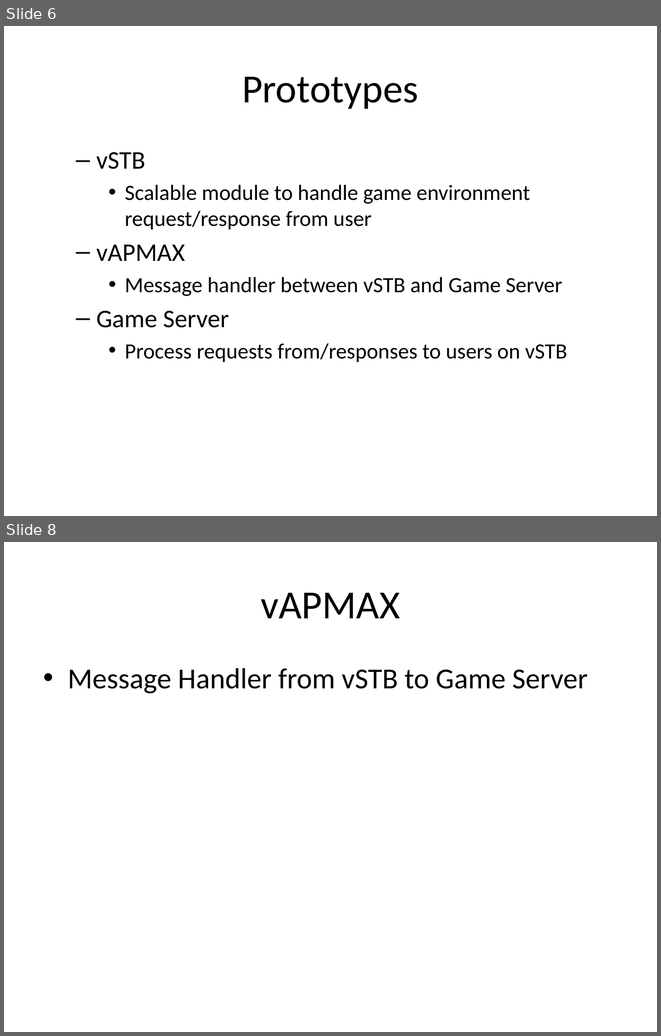
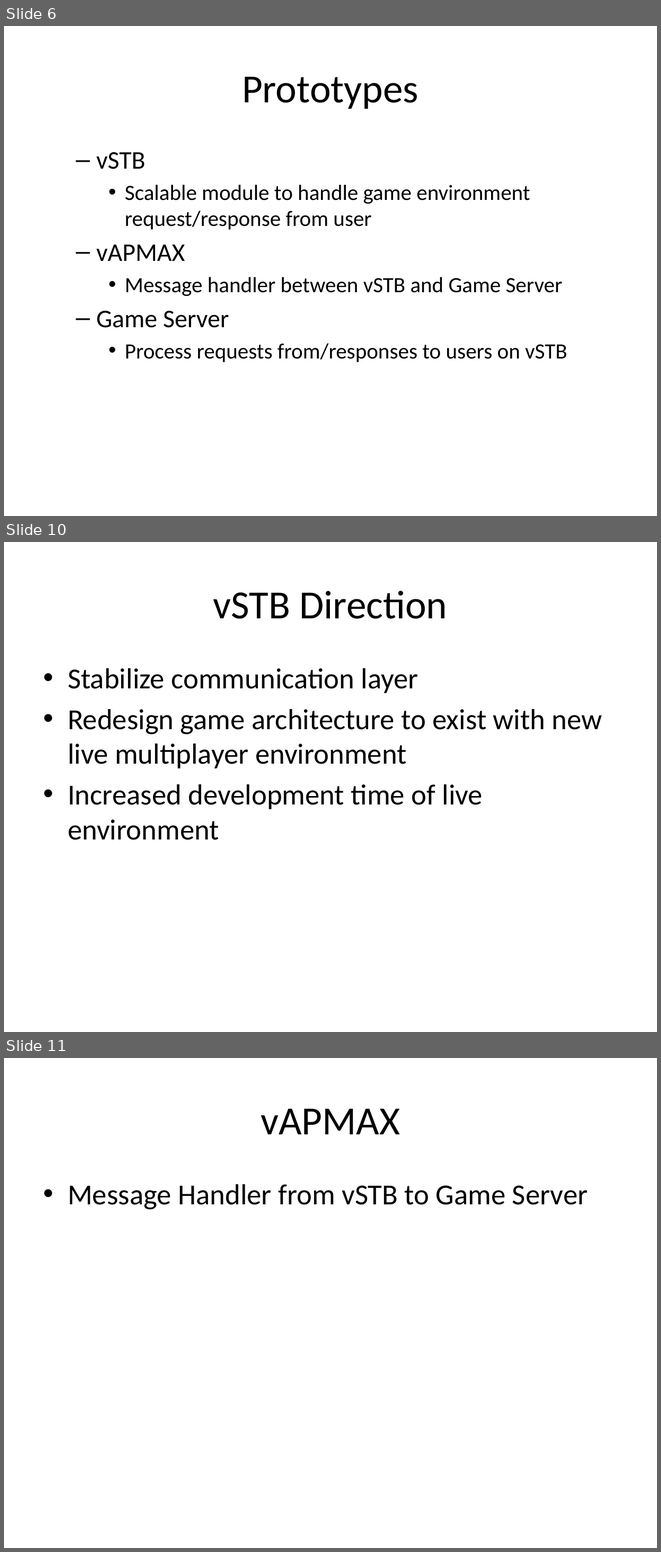
Before and after one commit to SDSMT-CSC/STBMF, a slide deck: docs/srDesign_ClientPresentation2.pptx. Shown one above the other, each under a label of ours: slides 6 and 8 before the commit, slides 6, 10 and 11 after it; the slides between them are not shown. The pictures are 661x1036 and 661x1552 pixels, drawn with LibreOffice and Linux fonts; fonts in the diff are those of the drawing. Boxes give left, top, right and bottom in pixels: in the first picture for what was removed or moved away, otherwise in the second. Text is boxed around its words. In the diff, an @@ line names an element or a change of style, - is before the commit and + after.

```diff
--- a/docs/srDesign_ClientPresentation2.pptx
+++ b/docs/srDesign_ClientPresentation2.pptx
@@ slide 10 added at box(4, 542, 657, 1032), background #FFFFFF @@
@@ title added at box(213, 591, 447, 619), 44 pt, text #000000 @@
+vSTB Direction
@@ text added at box(68, 668, 602, 840), 32 pt, text #000000 @@
+• Stabilize communication layer
+• Redesign game architecture to exist with new live multiplayer environment
+• Increased development time of live environment
@@ what was slide 8 is now slide 11 @@
```
Also in this commit, not shown: 1 slide changed, 2 other slides added.
